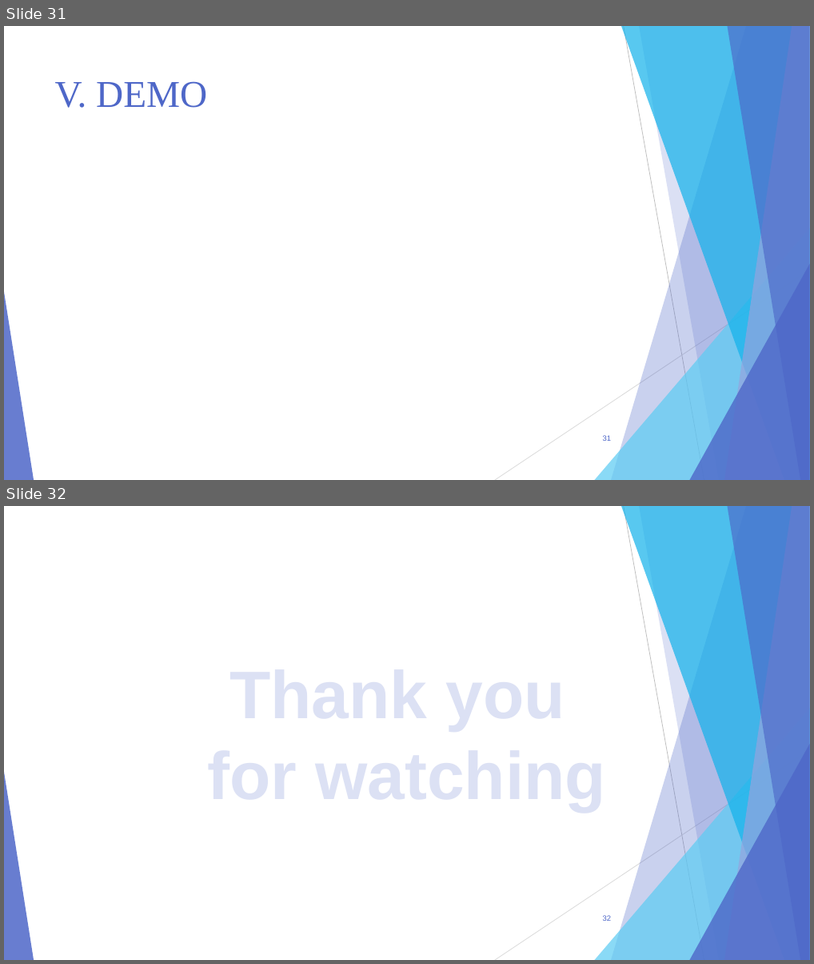
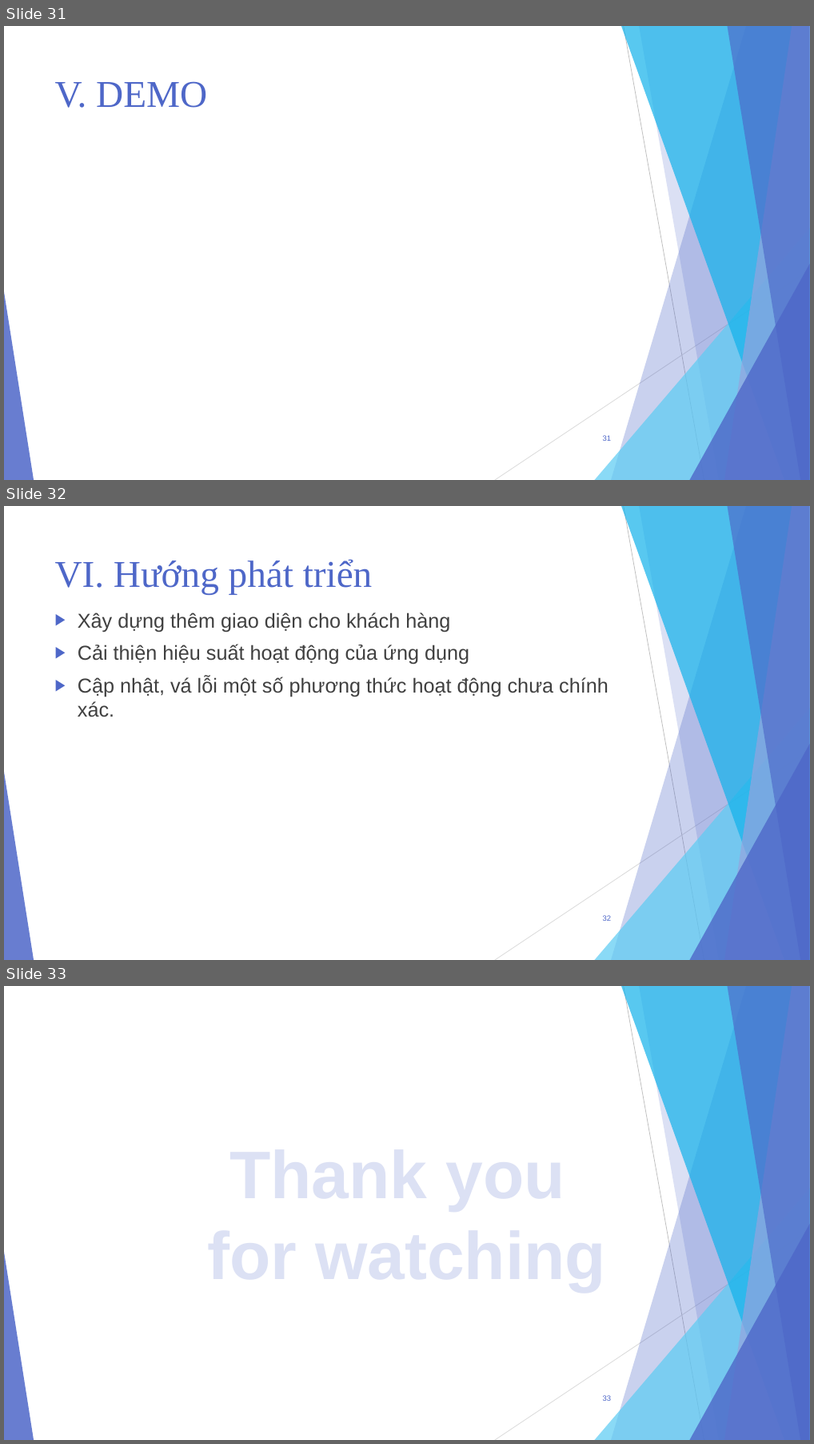
Before and after one commit to TMTAI/Android, a slide deck: Presentation-LuanVan.pptx. Shown one above the other, each under a label of ours: slides 31 and 32 before the commit, slides 31, 32 and 33 after it. The pictures are 814x964 and 814x1444 pixels, drawn with LibreOffice and Linux fonts; fonts in the diff are those of the drawing. Boxes give left, top, right and bottom in pixels: in the first picture for what was removed or moved away, otherwise in the second. Text is boxed around its words. In the diff, an @@ line names an element or a change of style, - is before the commit and + after.

```diff
--- a/Presentation-LuanVan.pptx
+++ b/Presentation-LuanVan.pptx
@@ slide 32 added at [4,506,810,960], background #FFFFFF; not listed: 10 template elements that a slide beside it also shows @@
@@ title added at [55,560,372,594], 45 pt, text #4E67C8 @@
+VI. Hướng phát triển
@@ text added at [78,612,609,717], 24 pt, text #404040 @@
+▶ Xây dựng thêm giao diện cho khách hàng
+▶ Cải thiện hiệu suất hoạt động của ứng dụng
+▶ Cập nhật, vá lỗi một số phương thức hoạt động chưa chính xác.
@@ page number added at [603,915,612,920], 9 pt, text #4E67C8 @@
+32
@@ what was slide 32 is now slide 33 @@
```
Also in this commit, not shown: 6 slides changed, 6 other files.
